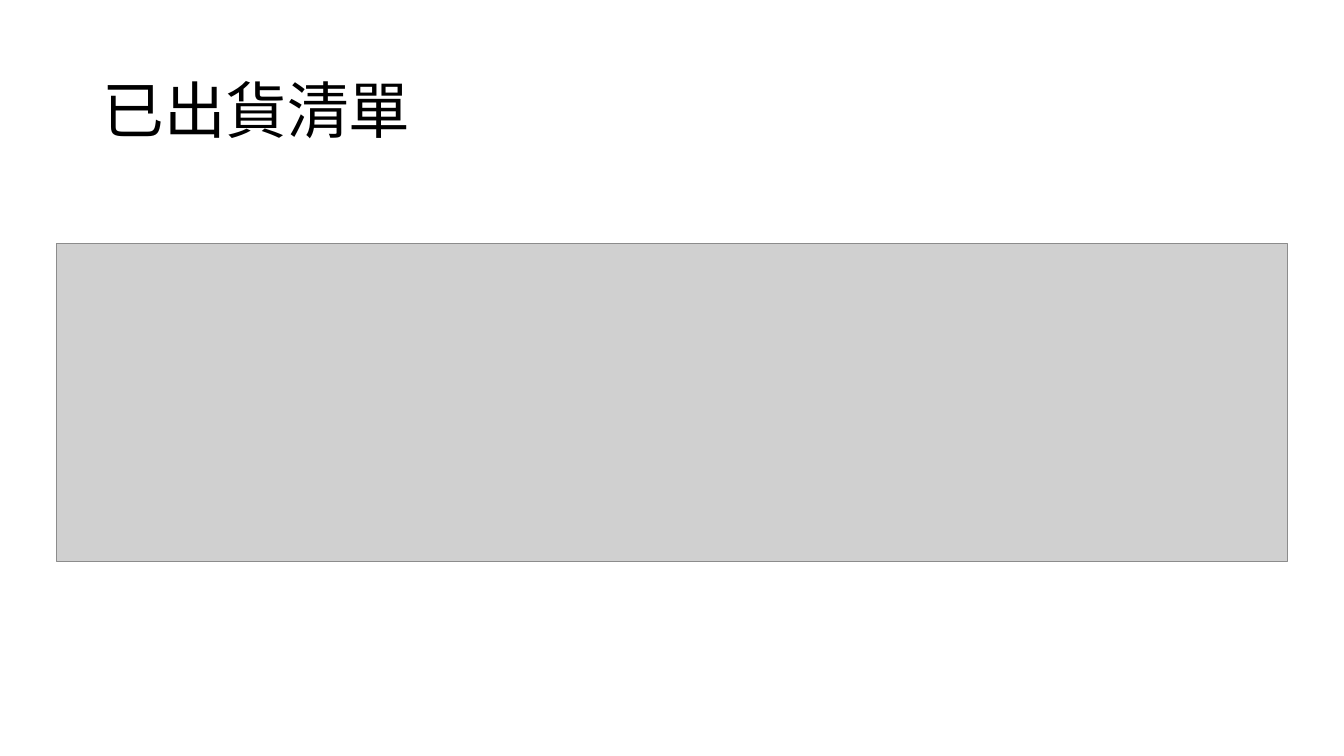
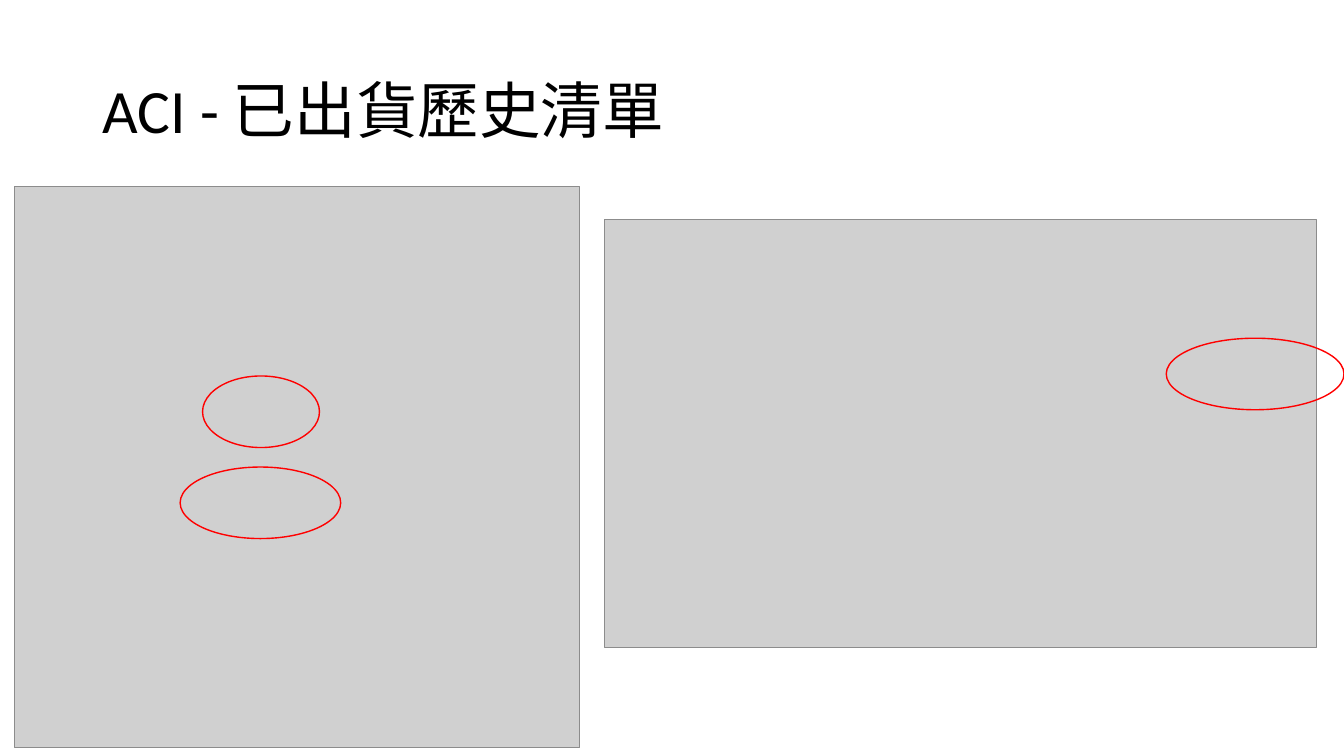
Before and after one commit to CrayHung/twoway-scanner, a slide deck: slide 30 of document/ACI庫存操作.pptx (slide 29 before the commit). Drawn at 1344x756 pixels with LibreOffice and Linux fonts; fonts in the diff are those of the drawing; grey boxes stand for pictures. Boxes give left, top, right and bottom in pixels: in the first picture for what was removed or moved away, otherwise in the second. Text is boxed around its words. In the diff, an @@ line names an element or a change of style, - is before the commit and + after.

```diff
--- a/document/ACI庫存操作.pptx
+++ b/document/ACI庫存操作.pptx
@@ title at bbox=[102, 81, 664, 138]: text changed @@
-已出貨清單
+ACI - 已出貨歷史清單
@@ picture added at bbox=[14, 187, 580, 748] @@
@@ picture added at bbox=[605, 220, 1318, 647] @@
@@ picture removed at bbox=[56, 244, 1288, 562] @@
@@ ellipse added at bbox=[1167, 338, 1344, 409], outline #FF0000 1 pt @@
@@ ellipse added at bbox=[203, 376, 320, 448], outline #FF0000 1 pt @@
@@ ellipse added at bbox=[180, 467, 341, 538], outline #FF0000 1 pt @@
```
Also in this commit, not shown: 12 other slides changed, 11 slides added, 8 slides removed, 22 other files.
